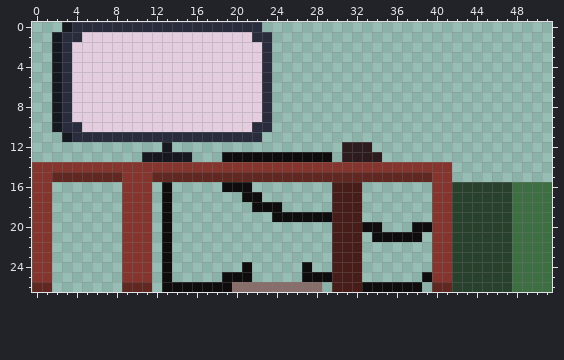
A pixel-art sprite gets an edit: Assets/Textures/StaticObjects/OliverBedroom/computer-setup-oliver.png. Above is the file before it was changed.
The file is 52x27 pixels.
After the commit:
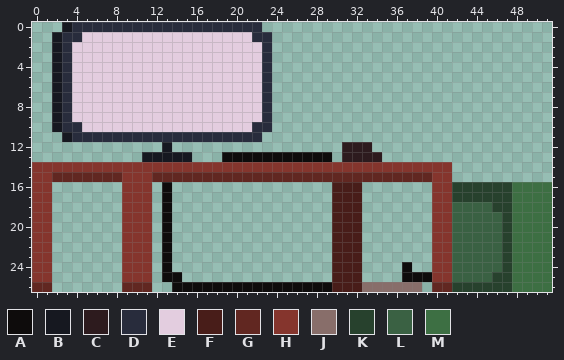
Palette (. is transparent): A #0e0c0c  B #161820  C #2d1b1e  D #282c3c  E #e3cddf  F #481d19  G #612721  H #85352d  J #886e6a  K #27412d  L #3a6143  M #3d6f43
Difference:
@@ x 0..51 @@
 15 HHGGGGGGGHHHGGGGGGGGGGGGGGGGGGGGGGGGGGGGHH..........
-16 HH.......HHH.A.....AAA........FFF.......HHKKKKKKMMMM
-17 HH.......HHH.A.......AA.......FFF.......HHKKKKKKMMMM
-18 HH.......HHH.A........AAA.....FFF.......HHKKKKKKMMMM
-19 HH.......HHH.A..........AAAAAAFFF.......HHKKKKKKMMMM
-20 HH.......HHH.A................FFFAA...AAHHKKKKKKMMMM
-21 HH.......HHH.A................FFF.AAAAA.HHKKKKKKMMMM
-22 HH.......HHH.A................FFF.......HHKKKKKKMMMM
-23 HH.......HHH.A................FFF.......HHKKKKKKMMMM
-24 HH.......HHH.A.......A.....A..FFF.......HHKKKKKKMMMM
-25 HH.......HHH.A.....AAA.....AAAFFF......AHHKKKKKKMMMM
-26 GG.......GGG.AAAAAAAJJJJJJJJJ.FFFAAAAAA.GGKKKKKKMMMM
+16 HH.......HHH.A................FFF.......HHKKKKKKMMMM
+17 HH.......HHH.A................FFF.......HHKKKKKKMMMM
+18 HH.......HHH.A................FFF.......HHLLLLKKMMMM
+19 HH.......HHH.A................FFF.......HHLLLLLKMMMM
+20 HH.......HHH.A................FFF.......HHLLLLLKMMMM
+21 HH.......HHH.A................FFF.......HHLLLLLKMMMM
+22 HH.......HHH.A................FFF.......HHLLLLLKMMMM
+23 HH.......HHH.A................FFF.......HHLLLLLKMMMM
+24 HH.......HHH.A................FFF....A..HHLLLLLKMMMM
+25 HH.......HHH.AA...............FFF....AAAHHLLLLKKMMMM
+26 GG.......GGG..AAAAAAAAAAAAAAAAFFFJJJJJJ.GGKKKKKKMMMM
